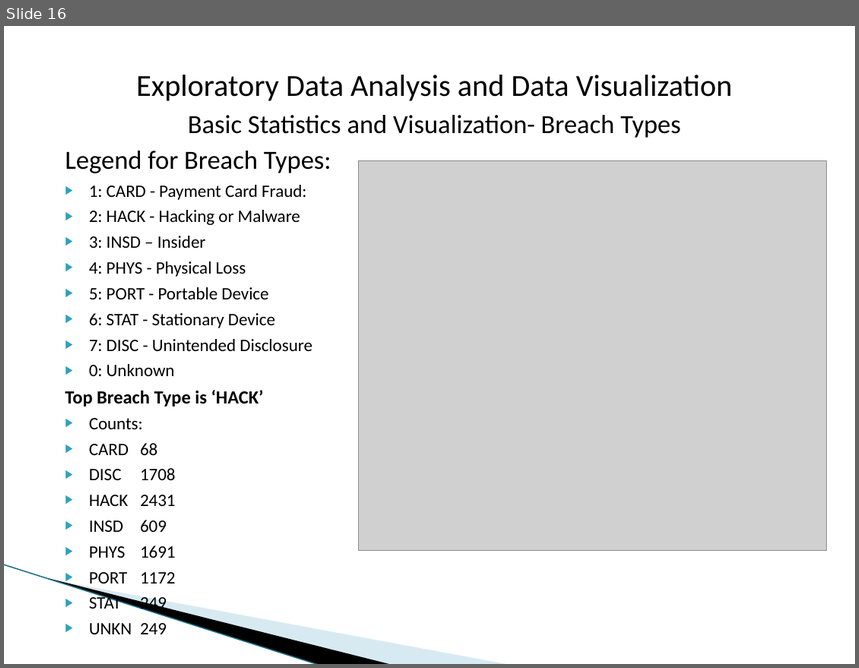
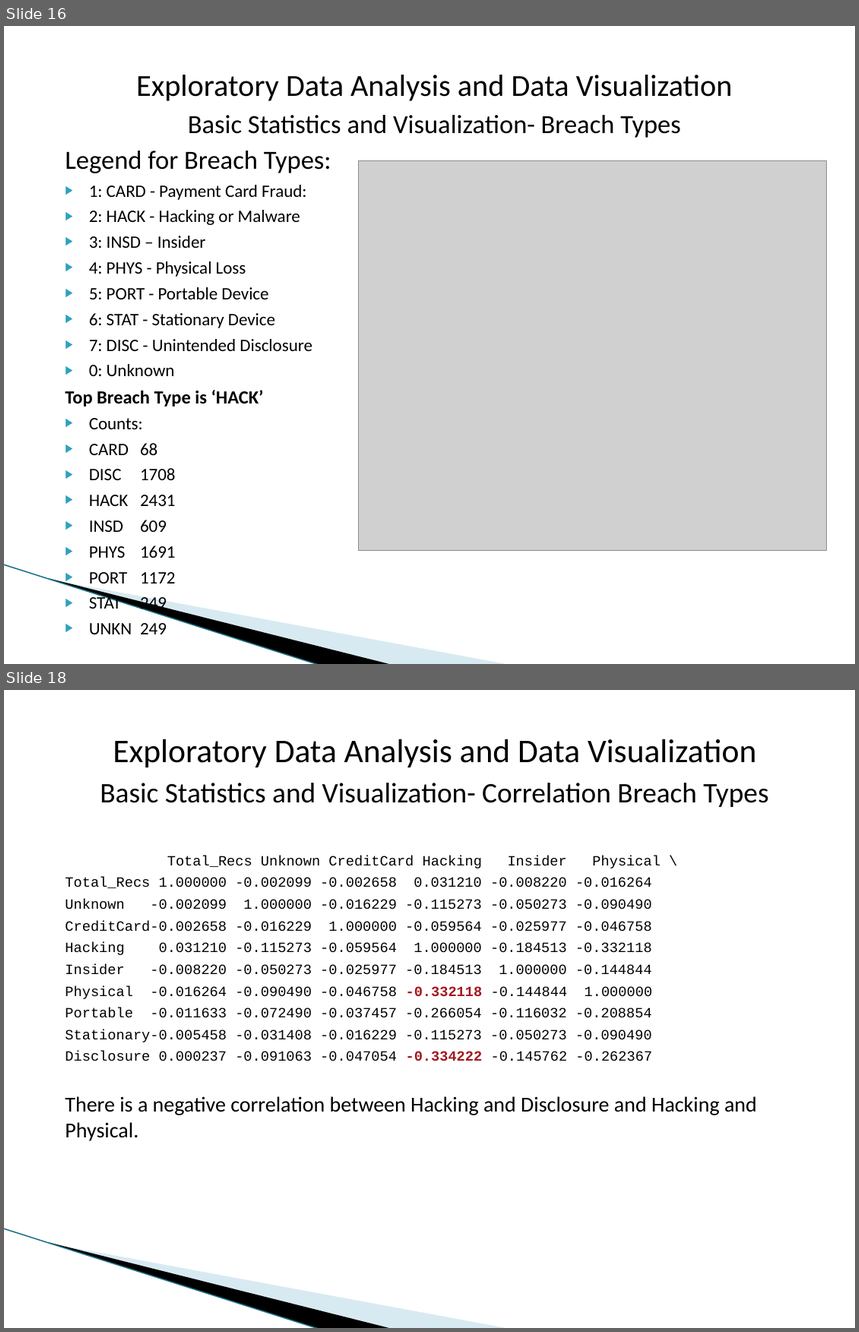
Before and after one commit to dmrod01/Capstone, a slide deck: Final Analysis - Data Capstone Project - Data Breaches.pptx. Shown one above the other, each under a label of ours: slide 16 before the commit, slides 16 and 18 after it; the slides between them are not shown. The pictures are 859x668 and 859x1332 pixels, drawn with LibreOffice and Linux fonts; fonts in the diff are those of the drawing; grey boxes stand for pictures; background and template pictures are left out. Boxes give left, top, right and bottom in pixels: in the first picture for what was removed or moved away, otherwise in the second. Text is boxed around its words. In the diff, an @@ line names an element or a change of style, - is before the commit and + after.

```diff
--- a/Final Analysis - Data Capstone Project - Data Breaches.pptx
+++ b/Final Analysis - Data Capstone Project - Data Breaches.pptx
@@ slide 18 added at <box>4,690,855,1328</box>, background #FFFFFF; not listed: 3 template elements that a slide beside it also shows @@
@@ text added at <box>65,739,769,1141</box>, 12 pt, text #000000 @@
+Exploratory Data Analysis and Data Visualization
+Basic Statistics and Visualization- Correlation Breach Types
+Total_Recs Unknown CreditCard Hacking Insider Physical \
+Total_Recs 1.000000 -0.002099 -0.002658 0.031210 -0.008220 -0.016264
+Unknown -0.002099 1.000000 -0.016229 -0.115273 -0.050273 -0.090490
+CreditCard-0.002658 -0.016229 1.000000 -0.059564 -0.025977 -0.046758
+Hacking 0.031210 -0.115273 -0.059564 1.000000 -0.184513 -0.332118
+Insider -0.008220 -0.050273 -0.025977 -0.184513 1.000000 -0.144844
+Physical -0.016264 -0.090490 -0.046758 -0.332118 -0.144844 1.000000
+Portable -0.011633 -0.072490 -0.037457 -0.266054 -0.116032 -0.208854
+Stationary-0.005458 -0.031408 -0.016229 -0.115273 -0.050273 -0.090490
+Disclosure 0.000237 -0.091063 -0.047054 -0.334222 -0.145762 -0.262367
+There is a negative correlation between Hacking and Disclosure and Hacking and Physical.
```
Also in this commit, not shown: 1 slide changed.
